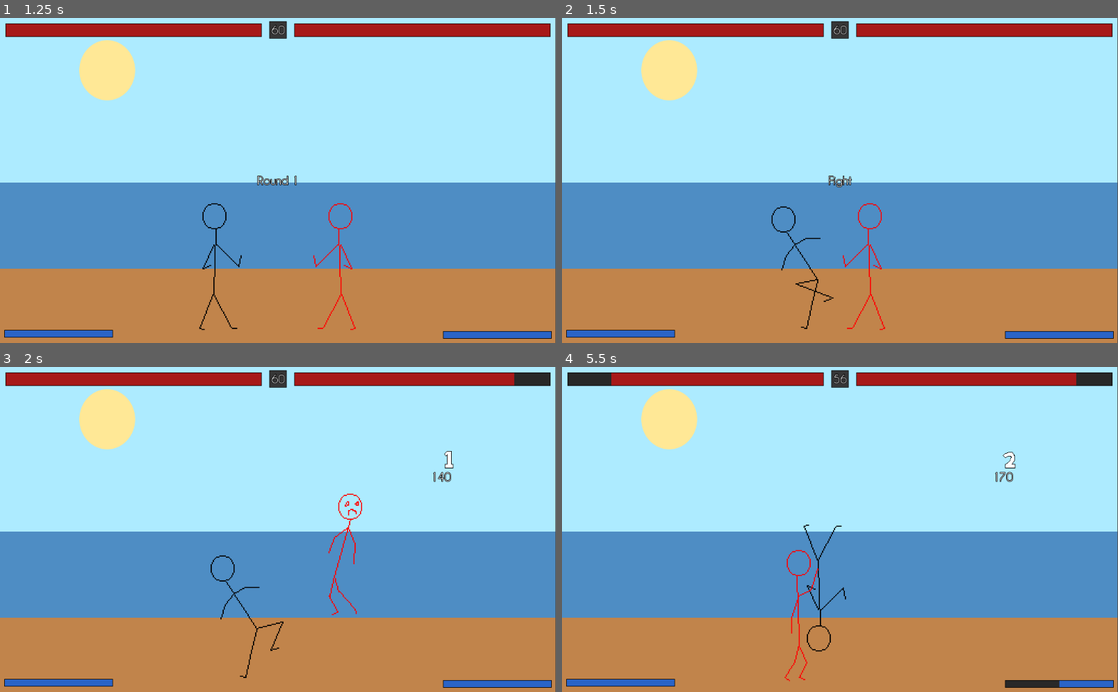
Above: before the commit, frames 1-4 (two rows, left to right).
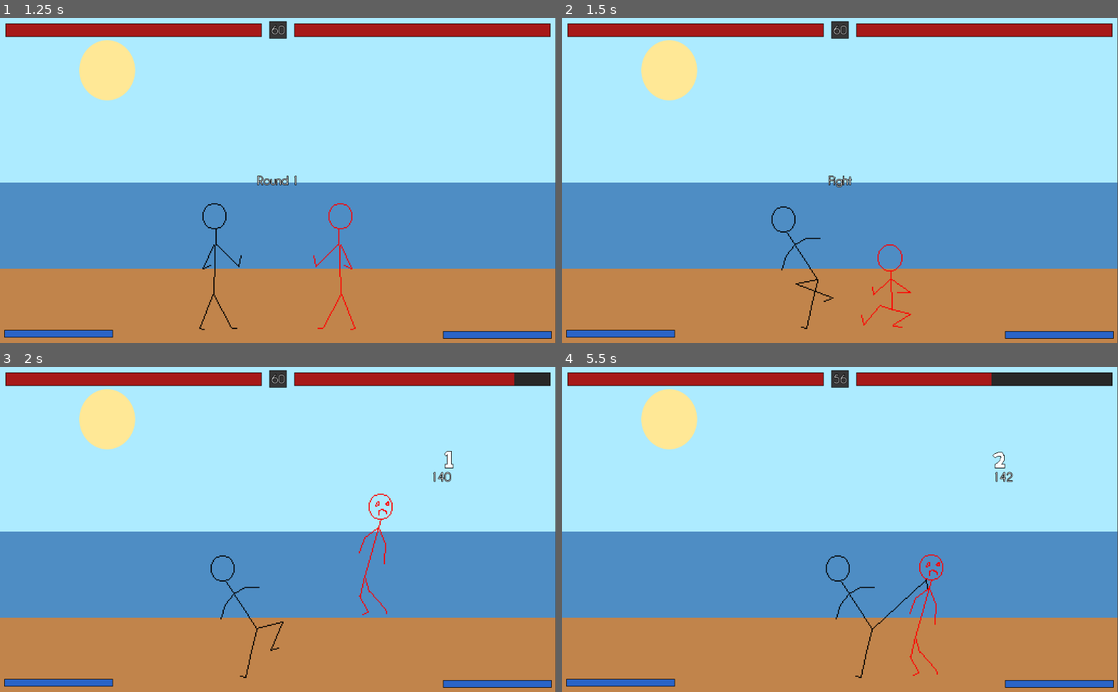
Above: after the commit, the same moments.

Repository: LukeSSJ/MiniFighter
Game: Godot game, scene res://Menu.tscn
Same seed, same stepped clock (60 frames per second), same inputs: the game is played once before the commit and once after it.
Inputs:
- Up to frame 1 (1.25 s): click "Player VS CPU" at 0.5 s
- Up to frame 2 (1.5 s): tap Enter at 1.25 s; hold D (keyboard_right) from 1.28 s (still down); tap L at 1.35 s
- Up to frame 3 (2 s): keep holding D (keyboard_right); tap J (ui_accept) at 1.52 s
- Up to frame 4 (5.5 s): release D (keyboard_right) at 2.03 s; hold S 2.03-2.78 s; tap L every 0.75 s from 2.1 to 5.1 s; tap J (ui_accept) at 2.27, 2.75, 3.77, 4.52, 5.27 s; hold D (keyboard_right) 2.78-3.53 s; hold W 3.53-4.28 s; hold A (keyboard_left) from 4.28 s (still down); tap K (ui_cancel) at 4.9 s

Frame 1 is identical in both runs. In frame 2, 0.4% of the frame differs, in the area x 50-63%, y 56-97%; in frame 3, 0.6%; in frame 4, 2.4%, in the area x 1-93%, y 1-99%.
Error after the commit: Invalid get index 'JUMP_ATTACK' (on base: 'Dictionary'). (res://ControllerCPU.gd:148)

Commit message:
vs CPU (WIP)

Diff:
--- a/ChooseInput.gd
+++ b/ChooseInput.gd
@@ -74,7 +74,7 @@
 	if Input.is_action_just_pressed("ui_accept"):
 		if (players[0] != null and players[1] != null) or (!requires_both_players and (players[0] != null or players[1] != null)):
 			emit_signal("input_choosen", players)
-	if Input.is_action_just_pressed("ui_cancel"):
+	if Input.is_action_just_pressed("ui_cancel") and Input.is_action_just_pressed("ui_escape"):
 		emit_signal("cancel")
 		set_process(false)
 		hide()
--- a/Controller.gd
+++ b/Controller.gd
@@ -20,6 +20,7 @@
 	"d": false,
 	"d_held": false,
 }
+var button_timer = {}
 
 func set_index(index, set_player):
 	player = set_player
@@ -30,6 +31,13 @@
 		prefix = "p2_"
 	for i in input:
 		input[i] = prefix + i
+	for b in ["a", "b", "c", "d"]:
+		var timer = Timer.new()
+		timer.wait_time = 0.1
+		timer.one_shot = true
+		timer.connect("timeout", self, "depress_button", [b])
+		add_child(timer)
+		button_timer[b] = timer
 
 func update():
 	dir = Vector2.ZERO
@@ -41,11 +49,27 @@
 		dir.y -= 1
 	if Input.is_action_pressed(input.down):
 		dir.y += 1
-	button.a = Input.is_action_just_pressed(input.a)
-	button.b = Input.is_action_just_pressed(input.b)
-	button.c = Input.is_action_just_pressed(input.c)
-	button.d = Input.is_action_just_pressed(input.d)
+
+	if Input.is_action_just_pressed(input.a):
+		button.a = true
+		button_timer.a.start()
+	if Input.is_action_just_pressed(input.b):
+		button.b = true
+		button_timer.b.start()
+	if Input.is_action_just_pressed(input.c):
+		button.c = true
+		button_timer.c.start()
+	if Input.is_action_just_pressed(input.d):
+		button.d = true
+		button_timer.d.start()
+#	button.a = Input.is_action_just_pressed(input.a)
+#	button.b = Input.is_action_just_pressed(input.b)
+#	button.c = Input.is_action_just_pressed(input.c)
+#	button.d = Input.is_action_just_pressed(input.d)
 	button.d_held = Input.is_action_pressed(input.d)
+
+func depress_button(button_key):
+	button[button_key] = false
 
 func on_attack_hit():
 	pass
--- a/ControllerCPU.gd
+++ b/ControllerCPU.gd
@@ -1,6 +1,53 @@
 extends "res://Controller.gd"
 
+enum Plan {
+	RUNUP,
+	RUNUP_LIGHT,
+	RUNUP_LOW_LIGHT,
+	RUNUP_MED,
+	RUNUP_HEAVY,
+	RUNUP_LOW_HEAVY,
+	RUNUP_THROW,
+	FIREBALL,
+	UPPERCUT,
+	SPINKICK_SINGLE,
+	SPINKICK_FULL,
+	LIGHT,
+	LOW_LIGHT,
+	MED,
+	HEAVY,
+	LOW_HEAVY,
+	ANTI_AIR,
+	THROW,
+	OVERHEAD,
+	JUMP_LIGHT,
+	JUMP_MED,
+	JUMP_HEAVY,
+	JUMP_EMPTY,
+	BACKUP,
+	BACKUP_LIGHT,
+	BACKUP_LIGHT_LOW,
+	BACKUP_MED,
+	BACKUP_HEAVY,
+	BACKUP_HEAVY_LOW,
+	BACKUP_ANTI_AIR,
+}
+
+enum Action {
+	RUNUP,
+	BACKUP,
+	JUMP,
+	ATTACK,
+	THROW,
+	ANTI_AIR,
+}
+
 var next_button
+var plans = []
+var actions = []
+
+const close_range = 200
+const mid_range = 300
 
 func update():
 	button.a = false
@@ -9,31 +56,163 @@
 	button.d = false
 	dir.x = 0
 	dir.y = 0
+
 	var distance = abs(player.position.x - player.other_player.position.x)
-#	if distance < 60:
-#		button.a = true
-#		button.b = true
-#	elif distance < 80:
-#		button.a = true
-#	elif distance < 120:
-#		button.b = true
-#	elif distance < 170:
-#		button.c = true
-#	else:
-#		button.d = true
-	if next_button and !player.hitstop:
+
+	if next_button:
 		button[next_button] = true
 		next_button = null
-	if distance < 80:
-		next_button = "d"
-		dir.x = 1
-	else:
-		dir.x = 1
+
+	if len(actions) == 0:
+		plans = []
+		if distance <= close_range: # Close range
+			add_plan(Plan.UPPERCUT)
+			add_plan(Plan.SPINKICK_SINGLE)
+			add_plan(Plan.SPINKICK_FULL)
+			add_plan(Plan.LIGHT)
+			add_plan(Plan.LOW_LIGHT)
+			add_plan(Plan.MED)
+			add_plan(Plan.HEAVY)
+			add_plan(Plan.LOW_HEAVY)
+			add_plan(Plan.ANTI_AIR)
+			add_plan(Plan.THROW)
+			add_plan(Plan.OVERHEAD)
+		elif distance <= mid_range: # Midrange
+			add_plan(Plan.RUNUP_THROW)
+			add_plan(Plan.SPINKICK_SINGLE)
+			add_plan(Plan.SPINKICK_FULL)
+		if distance > close_range: # Mid and long range
+			add_plan(Plan.RUNUP)
+			add_plan(Plan.RUNUP_LIGHT)
+			add_plan(Plan.RUNUP_LOW_LIGHT)
+			add_plan(Plan.RUNUP_MED)
+			add_plan(Plan.RUNUP_HEAVY)
+			add_plan(Plan.RUNUP_LOW_HEAVY)
+			add_plan(Plan.FIREBALL)
+			add_plan(Plan.JUMP_LIGHT)
+			add_plan(Plan.JUMP_MED)
+			add_plan(Plan.JUMP_HEAVY)
+			add_plan(Plan.JUMP_EMPTY)
+			add_plan(Plan.BACKUP_LIGHT)
+			add_plan(Plan.BACKUP_LIGHT_LOW)
+			add_plan(Plan.BACKUP_MED)
+			add_plan(Plan.BACKUP_HEAVY)
+			add_plan(Plan.BACKUP_HEAVY_LOW)
+			add_plan(Plan.BACKUP_ANTI_AIR)
+	var plan = plans[randi() % len(plans)]
+	match plan:
+		Plan.RUNUP_LIGHT:
+			actions.append([Action.RUNUP, 50 + rng(30)])
+			actions.append([Action.ATTACK, "a", Vector2.ZERO])
+		Plan.RUNUP_LOW_LIGHT:
+			actions.append([Action.RUNUP, 50 + rng(30)])
+			actions.append([Action.ATTACK, "a", Vector2.DOWN])
+		Plan.RUNUP_MED:
+			actions.append([Action.RUNUP, 120 + rng(50)])
+			actions.append([Action.ATTACK, "b", Vector2.ZERO])
+		Plan.RUNUP_HEAVY:
+			actions.append([Action.RUNUP, 140 + rng(60)])
+			actions.append([Action.ATTACK, "a", Vector2.ZERO])
+		Plan.RUNUP_LOW_HEAVY:
+			actions.append([Action.RUNUP, 140 + rng(60)])
+			actions.append([Action.ATTACK, "a", Vector2.DOWN])
+		Plan.RUNUP_THROW:
+			actions.append([Action.RUNUP, 40 + rng(30)])
+			actions.append([Action.THROW])
+		Plan.FIREBALL:
+			actions.append([Action.ATTACK, "d", Vector2.ZERO])
+		Plan.UPPERCUT:
+			actions.append([Action.ATTACK, "d", Vector2.RIGHT])
+		Plan.SPINKICK_SINGLE:
+			actions.append([Action.ATTACK, "d", Vector2.DOWN])
+		Plan.SPINKICK_FULL:
+			actions.append([Action.ATTACK, "d", Vector2.DOWN]) # Hold button
+		Plan.LIGHT:
+			actions.append([Action.ATTACK, "a", Vector2.ZERO])
+		Plan.LOW_LIGHT:
+			actions.append([Action.ATTACK, "a", Vector2.DOWN])
+		Plan.MED:
+			actions.append([Action.ATTACK, "b", Vector2.ZERO])
+		Plan.HEAVY:
+			actions.append([Action.ATTACK, "c", Vector2.ZERO])
+		Plan.LOW_HEAVY:
+			actions.append([Action.ATTACK, "c", Vector2.DOWN])
+		Plan.ANTI_AIR:
+			actions.append([Action.ANTI_AIR])
+		Plan.THROW:
+			actions.append([Action.THROW])
+		Plan.OVERHEAD:
+			actions.append([Action.ATTACK, "B", Vector2(1,1)])
+		Plan.JUMP_LIGHT:
+			actions.append([Action.JUMP, 1])
+			actions.append([Action.JUMP_ATTACK, "a"])
+		Plan.JUMP_MED:
+			actions.append([Action.JUMP, 1])
+			actions.append([Action.JUMP_ATTACK, "b"])
+		Plan.JUMP_HEAVY:
+			actions.append([Action.JUMP, 1])
+			actions.append([Action.JUMP_ATTACK, "c"])
+		Plan.JUMP_EMPTY:
+			actions.append([Action.JUMP, 1])
+		Plan.BACKUP_LIGHT:
+			actions.append([Action.BACKUP, 20 + rng(10)])
+			actions.append([Action.ATTACK, "a", Vector2.ZERO])
+		Plan.BACKUP_LIGHT_LOW:
+			actions.append([Action.BACKUP, 20 + rng(10)])
+			actions.append([Action.ATTACK, "a", Vector2.DOWN])
+		Plan.BACKUP_MED:
+			actions.append([Action.BACKUP, 20 + rng(10)])
+			actions.append([Action.ATTACK, "b", Vector2.ZERO])
+		Plan.BACKUP_HEAVY:
+			actions.append([Action.BACKUP, 20 + rng(10)])
+			actions.append([Action.ATTACK, "c", Vector2.ZERO])
+		Plan.BACKUP_HEAVY_LOW:
+			actions.append([Action.BACKUP, 20 + rng(10)])
+			actions.append([Action.ATTACK, "a", Vector2.DOWN])
+		Plan.BACKUP_ANTI_AIR:
+			actions.append([Action.BACKUP, 20 + rng(10)])
+			actions.append([Action.ANTI_AIR])
+
+	var action = actions[0]
+	match action[0]:
+		Action.RUNUP:
+			if distance < action[1]:
+				actions.pop_front()
+			else:
+				dir.x = 1
+		Action.BACKUP:
+			actions.pop_front()
+		Action.JUMP:
+			dir.x = action[1]
+			dir.y = -1
+			actions.pop_front()
+		Action.ATTACK:
+			button[action[1]] = true
+			dir = action[2]
+			actions.pop_front()
+		Action.THROW:
+			button.a = true
+			button.b = true
+			actions.pop_front()
+		Action.ANTI_AIR:
+			if player.other_player.position.y < player.positon.y:
+				button.b = true
+				dir.y = 1
+				actions.pop_front()
+
 	dir.x *= player.facing
 
-#func on_attack_hit():
-#	match player.action:
-#		"2A", "5A":
-#			next_button = "b"
-#		"5B":
-#			next_button = "c"
+func add_plan(option):
+	plans.append(option)
+
+func on_attack_hit():
+	match player.action:
+		"2A", "5A":
+			next_button = "b"
+		"5B":
+			next_button = "c"
+		"5C":
+			next_button = "d"
+
+func rng(max_amount):
+	return randi() % max_amount
--- a/Main.gd
+++ b/Main.gd
@@ -34,7 +34,9 @@
 		var ControllerType = Controller
 		if i == 1 and Global.game_mode == Global.VS_CPU:
 			ControllerType = ControllerCPU
-		p[i].controller = ControllerType.instance()
+		var controller = ControllerType.instance()
+		p[i].controller = controller
+		p[i].add_child(controller)
 		p[i].set_index(i)
 		p[i].position = Vector2(400, 580)
 		if i == 1:
--- a/Player.gd
+++ b/Player.gd
@@ -242,6 +242,8 @@
 		return
 	if (invul_hit and !hitbox.is_projectile) or (invul_projectile and hitbox.is_projectile):
 		return
+	if hitbox.guard == Global.Guard.UNBLOCKABLE and !on_ground:
+		return
 	var blocked = false
 	if (state == State.FREE or in_blockstun):
 		match hitbox.guard:
@@ -251,9 +253,6 @@
 				blocked = (controller.dir.x == -1 and controller.dir.y == 1)
 			Global.Guard.HIGH:
 				blocked = (controller.dir.x == -1 and controller.dir.y == 0)
-			Global.Guard.UNBLOCKABLE:
-				if !on_ground:
-					return
 	var damage = hitbox.damage
 	var x_mod = hitbox.facing
 	if !x_mod:
--- a/Player.tscn
+++ b/Player.tscn
@@ -206,8 +206,8 @@
 "values": [ true, false, true ]
 }
 
-[sub_resource type="Animation" id=22]
-length = 0.3
+[sub_resource type="Animation" id=23]
+length = 0.450001
 step = 0.0166667
 tracks/0/type = "value"
 tracks/0/path = NodePath("Pivot/5B/Sprite:frame")
@@ -276,18 +276,18 @@
 "values": [  ]
 }
 
-[sub_resource type="Animation" id=25]
-length = 99999.0
-loop = true
-step = 0.0166667
-
 [sub_resource type="Animation" id=26]
 length = 99999.0
 loop = true
+step = 0.0166667
 
 [sub_resource type="Animation" id=27]
 length = 99999.0
 loop = true
+
+[sub_resource type="Animation" id=28]
+length = 99999.0
+loop = true
 step = 0.02
 tracks/0/type = "value"
 tracks/0/path = NodePath("Pivot/Crouch/Sprite:frame")
@@ -943,7 +943,6 @@
 texture = ExtResource( 3 )
 offset = Vector2( 16, 0 )
 hframes = 3
-frame = 2
 
 [node name="Hitbox" parent="Pivot/5A" instance=ExtResource( 4 )]
 damage = 4
@@ -1318,33 +1317,33 @@
 one_shot = true
 
 [node name="Actions" type="AnimationPlayer" parent="."]
-anims/2A = SubResource( 18 )
-anims/2B = SubResource( 19 )
-anims/2C = SubResource( 20 )
-anims/5A = SubResource( 21 )
-anims/5B = SubResource( 22 )
-anims/5C = SubResource( 23 )
-anims/Air = SubResource( 24 )
-anims/AirHitstun = SubResource( 25 )
-anims/Block = SubResource( 26 )
-anims/Crouch = SubResource( 27 )
-anims/CrouchBlock = SubResource( 28 )
-anims/CrouchHitstun = SubResource( 29 )
-anims/Fireball = SubResource( 30 )
-anims/Grab = SubResource( 31 )
-anims/Hitstun = SubResource( 32 )
-anims/JA = SubResource( 33 )
-anims/JB = SubResource( 34 )
-anims/JC = SubResource( 35 )
-anims/Jump = SubResource( 36 )
-anims/KO = SubResource( 37 )
-anims/Knockdown = SubResource( 38 )
-anims/Overhead = SubResource( 39 )
-anims/Recover = SubResource( 40 )
-anims/SpinKick = SubResource( 41 )
-anims/Stand = SubResource( 42 )
-anims/Throw = SubResource( 43 )
-anims/Uppercut = SubResource( 44 )
+anims/2A = SubResource( 19 )
+anims/2B = SubResource( 20 )
+anims/2C = SubResource( 21 )
+anims/5A = SubResource( 22 )
+anims/5B = SubResource( 23 )
+anims/5C = SubResource( 24 )
+anims/Air = SubResource( 25 )
+anims/AirHitstun = SubResource( 26 )
+anims/Block = SubResource( 27 )
+anims/Crouch = SubResource( 28 )
+anims/CrouchBlock = SubResource( 29 )
+anims/CrouchHitstun = SubResource( 30 )
+anims/Fireball = SubResource( 31 )
+anims/Grab = SubResource( 32 )
+anims/Hitstun = SubResource( 33 )
+anims/JA = SubResource( 34 )
+anims/JB = SubResource( 35 )
+anims/JC = SubResource( 36 )
+anims/Jump = SubResource( 37 )
+anims/KO = SubResource( 38 )
+anims/Knockdown = SubResource( 39 )
+anims/Overhead = SubResource( 40 )
+anims/Recover = SubResource( 41 )
+anims/SpinKick = SubResource( 42 )
+anims/Stand = SubResource( 43 )
+anims/Throw = SubResource( 44 )
+anims/Uppercut = SubResource( 45 )
 [connection signal="timeout" from="Pivot/Fireball/TimerPulse" to="Pivot/Fireball" method="_on_TimerPulse_timeout"]
 [connection signal="timeout" from="TimerStun" to="." method="stun_end"]
 [connection signal="timeout" from="TimerHitstop" to="." method="hitstop_end"]
Not shown: 22 places in Player.tscn that only renumber resources
Not shown, changed: todo.txt
